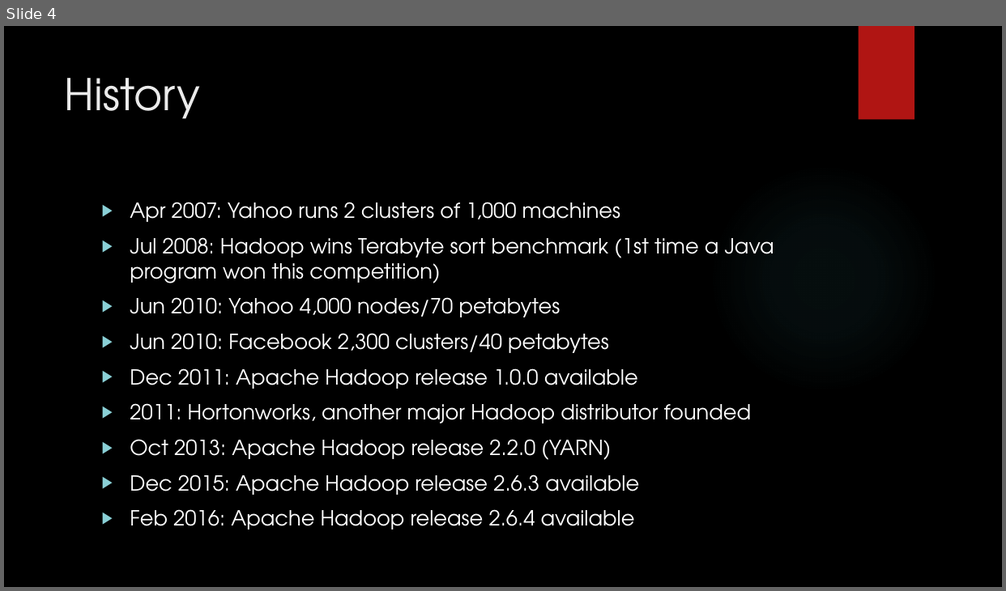
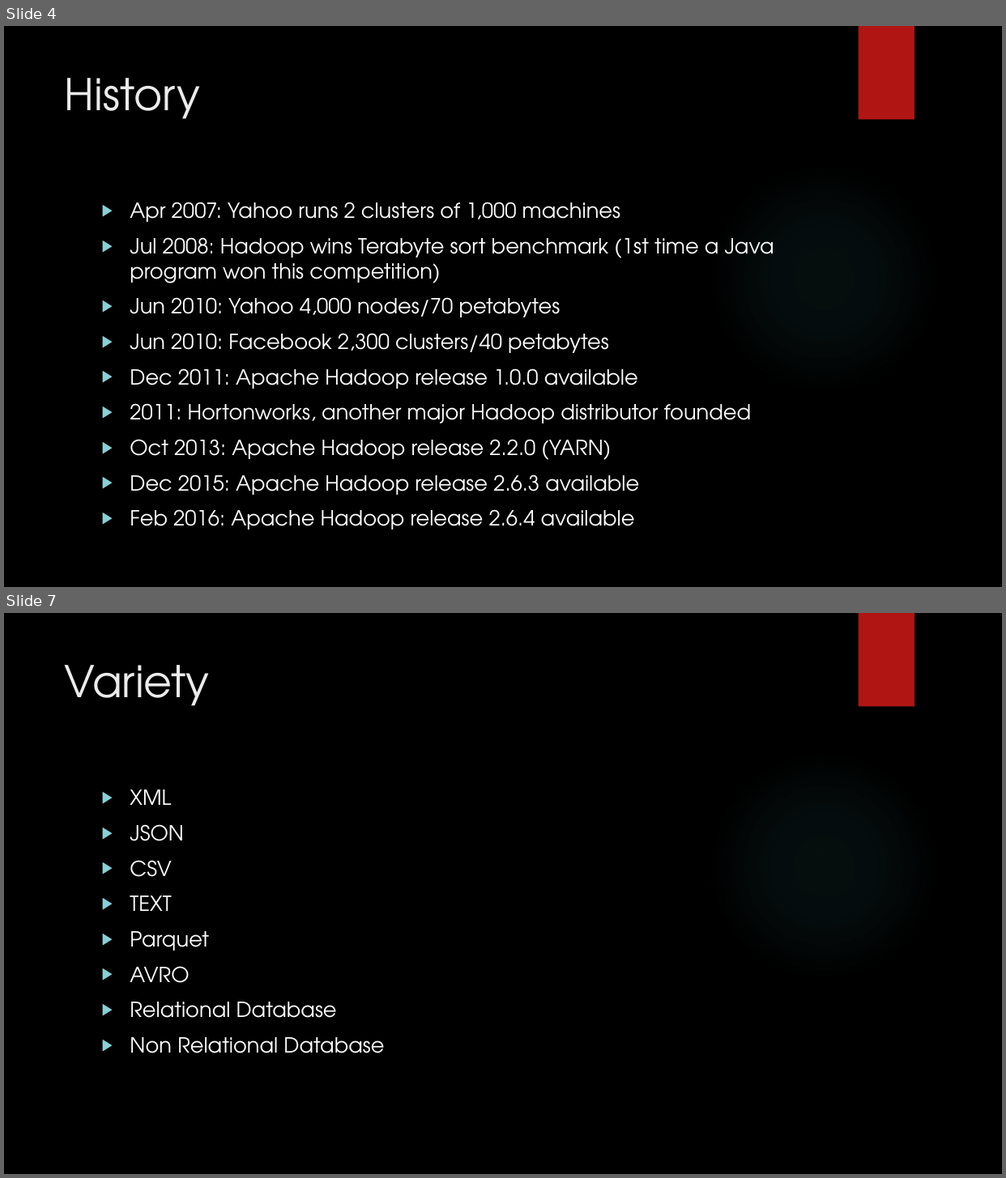
Before and after one commit to karthick1808/DW001, a slide deck: Bigdata.pptx. Shown one above the other, each under a label of ours: slide 4 before the commit, slides 4 and 7 after it; the slides between them are not shown. The pictures are 1006x591 and 1006x1178 pixels, drawn with LibreOffice and Linux fonts; fonts in the diff are those of the drawing; background and template pictures are left out. Boxes give left, top, right and bottom in pixels: in the first picture for what was removed or moved away, otherwise in the second. Text is boxed around its words. In the diff, an @@ line names an element or a change of style, - is before the commit and + after.

```diff
--- a/Bigdata.pptx
+++ b/Bigdata.pptx
@@ slide 7 added at [4,613,1002,1174], background picture (left out); not listed: 2 template elements that a slide beside it also shows @@
@@ title added at [65,665,210,706], 42 pt, text #EBEBEB @@
+Variety
@@ text added at [130,790,384,1054], 20 pt, text #FFFFFF @@
+▶ XML
+▶ JSON
+▶ CSV
+▶ TEXT
+▶ Parquet
+▶ AVRO
+▶ Relational Database
+▶ Non Relational Database
```
Also in this commit, not shown: 3 other slides added.
